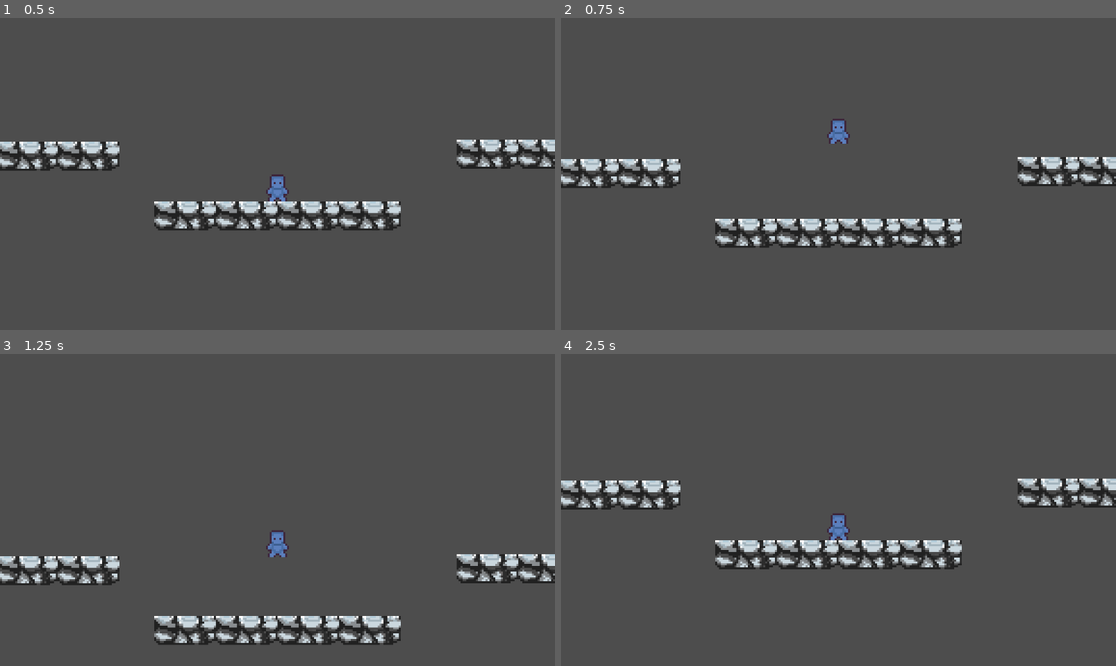
Above: before the commit, frames 1-4 (two rows, left to right).
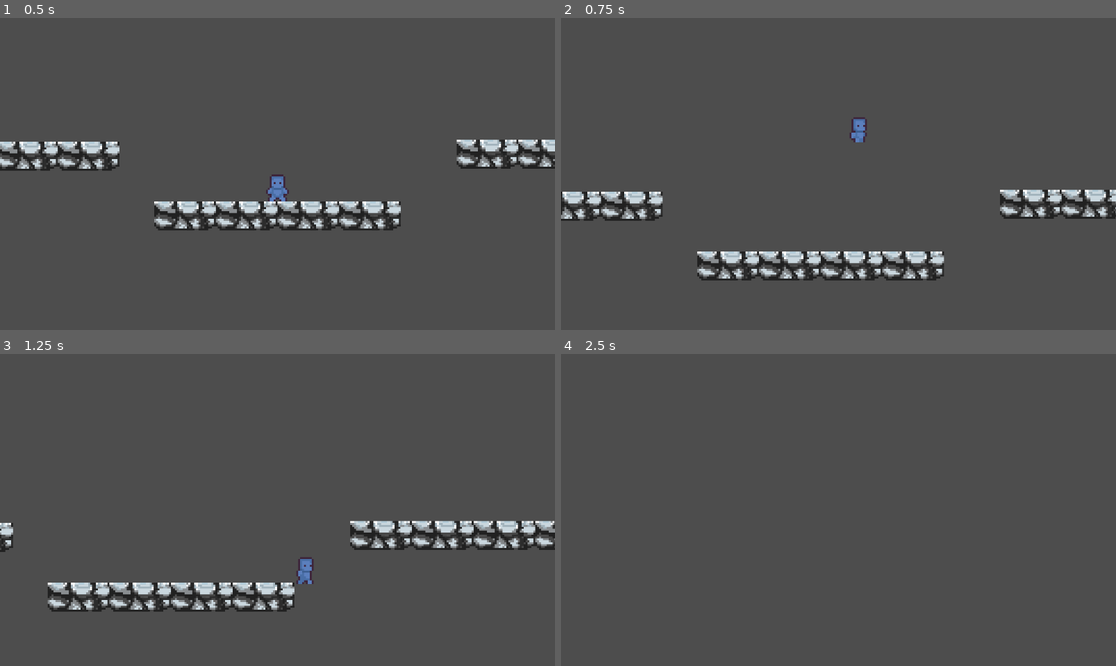
Above: after the commit, the same moments.

Repository: LAMEK8206/2d_playermovement_sidescroll_and_topdown
Game: Godot game, scene res://2d_playermovement_sidescroll_and_topdown/scenes/world.tscn
Two runs of this game, one before a commit and one after it. Both use one fixed random seed, a clock stepped at 60 frames per second and the inputs below.
Inputs:
- Up to frame 1 (0.5 s): no input
- Up to frame 2 (0.75 s): tap Enter (ui_accept) at 0.5 s; hold Right (ui_right) from 0.53 s (still down); tap Space at 0.6 s
- Up to frame 3 (1.25 s): keep holding Right (ui_right); tap Enter (ui_accept) at 0.77, 0.8, 1.07 s
- Up to frame 4 (2.5 s): tap Enter (ui_accept) at 1.35, 1.52, 1.82, 2.3 s; tap Space at 1.55, 2.1 s; release Right (ui_right) at 2.03 s; hold Left (ui_left) from 2.03 s (still down)

Frame 1 is identical in both runs. In frame 2, 13% of the frame differs, in the area x 0-100%, y 31-85%; in frame 3, 13%; in frame 4, 6.7%.

Commit message:
به دلیل قطعی اینترنت یادم رفته چی کار کردم ولی اپدیت خوبیه

Diff:
--- a/2d_playermovement_sidescroll_and_topdown/scenes/player.tscn
+++ b/2d_playermovement_sidescroll_and_topdown/scenes/player.tscn
@@ -178,6 +178,7 @@
 
 [node name="player" type="CharacterBody2D" unique_id=897432133]
 script = ExtResource("1_g2els")
+player_mode = false
 
 [node name="AnimatedSprite2D" type="AnimatedSprite2D" parent="." unique_id=1826252390]
 sprite_frames = SubResource("SpriteFrames_dqkch")
--- a/2d_playermovement_sidescroll_and_topdown/scenes/world.tscn
+++ b/2d_playermovement_sidescroll_and_topdown/scenes/world.tscn
@@ -6,43 +6,44 @@
 [sub_resource type="RectangleShape2D" id="RectangleShape2D_4wyf3"]
 size = Vector2(128, 15)
 
-[node name="world" type="Node2D"]
+[node name="world" type="Node2D" unique_id=549789722]
 
-[node name="player" parent="." instance=ExtResource("1_nnsk1")]
+[node name="player" parent="." unique_id=142901523 instance=ExtResource("1_nnsk1")]
+player_mode = true
 
-[node name="Camera2D" type="Camera2D" parent="player"]
+[node name="Camera2D" type="Camera2D" parent="player" unique_id=471582028]
 zoom = Vector2(4, 4)
 position_smoothing_enabled = true
 position_smoothing_speed = 6.0
 
-[node name="platforms" type="Node" parent="."]
+[node name="platforms" type="Node" parent="." unique_id=1487027117]
 
-[node name="platform3" type="StaticBody2D" parent="platforms"]
+[node name="platform3" type="StaticBody2D" parent="platforms" unique_id=843213286]
 position = Vector2(-146, 31)
 
-[node name="Sprite2D" type="Sprite2D" parent="platforms/platform3"]
+[node name="Sprite2D" type="Sprite2D" parent="platforms/platform3" unique_id=1876048814]
 texture = ExtResource("2_rwgxs")
 
-[node name="CollisionShape2D" type="CollisionShape2D" parent="platforms/platform3"]
+[node name="CollisionShape2D" type="CollisionShape2D" parent="platforms/platform3" unique_id=1658592499]
 position = Vector2(0, -0.5)
 shape = SubResource("RectangleShape2D_4wyf3")
 
-[node name="platform2" type="StaticBody2D" parent="platforms"]
+[node name="platform2" type="StaticBody2D" parent="platforms" unique_id=857322336]
 position = Vector2(157, 30)
 
-[node name="Sprite2D" type="Sprite2D" parent="platforms/platform2"]
+[node name="Sprite2D" type="Sprite2D" parent="platforms/platform2" unique_id=1670216385]
 texture = ExtResource("2_rwgxs")
 
-[node name="CollisionShape2D" type="CollisionShape2D" parent="platforms/platform2"]
+[node name="CollisionShape2D" type="CollisionShape2D" parent="platforms/platform2" unique_id=944331250]
 position = Vector2(0, -0.5)
 shape = SubResource("RectangleShape2D_4wyf3")
 
-[node name="platform" type="StaticBody2D" parent="platforms"]
+[node name="platform" type="StaticBody2D" parent="platforms" unique_id=1060187723]
 position = Vector2(0, 62)
 
-[node name="Sprite2D" type="Sprite2D" parent="platforms/platform"]
+[node name="Sprite2D" type="Sprite2D" parent="platforms/platform" unique_id=879075849]
 texture = ExtResource("2_rwgxs")
 
-[node name="CollisionShape2D" type="CollisionShape2D" parent="platforms/platform"]
+[node name="CollisionShape2D" type="CollisionShape2D" parent="platforms/platform" unique_id=1953530861]
 position = Vector2(0, -0.5)
 shape = SubResource("RectangleShape2D_4wyf3")
--- a/2d_playermovement_sidescroll_and_topdown/scripts/player.gd
+++ b/2d_playermovement_sidescroll_and_topdown/scripts/player.gd
@@ -4,7 +4,13 @@
 var gravity = ProjectSettings.get_setting("physics/2d/default_gravity")
 
 #گرفتن کلید های ورودی برای حرکت
-@export var move_key : Array [Key] = [KEY_W,KEY_S,KEY_A,KEY_D,KEY_SPACE]
+@export var left_key : String = "ui_left"
+@export var right_key : String = "ui_right"
+@export var up_key : String = "ui_up"
+@export var down_key : String = "ui_down"
+@export var jump_key : String = "ui_accept"
+
+
 
 #مقادیر کنترل‌کننده‌ی بازیکن
 @export var player_mode :bool = true
@@ -26,27 +32,27 @@
 func _physics_process(delta: float) -> void:
 
 	#دریافت جهت های حرکت
-	var dirction = Vector2 (int(Input.is_key_pressed(move_key[3])) - int (Input.is_key_pressed(move_key[2])) ,
-							int (Input.is_key_pressed(move_key[1])) - int(Input.is_key_pressed(move_key[0])) )
+	var dirction = Vector2 (int(Input.is_action_pressed(right_key)) - int (Input.is_action_pressed(left_key)) ,
+							int (Input.is_action_pressed(down_key)) - int(Input.is_action_pressed(up_key)) )
 
 	#حرکت پلیر در حالت تاپ دون
 	if  player_mode == false : #چک کردن حالت
 		if dirction :
-			if Input.is_key_pressed(move_key[3]) :
+			if Input.is_action_pressed(right_key) :
 				velocity.x = dirction.x * player_move_speed
 				animated_sprite.flip_h = false # چرخاندن انیمشن پلیر
 				animated_sprite.play("a&d_move") # کد اجرا کردن انیمشن
 				direct = Direct.right # دادن مقدار به متقیری که مقدار دایرکت را میگیر بقه هم مشابه همین هستند
-			if Input.is_key_pressed(move_key[2]) :
+			if Input.is_action_pressed(left_key) :
 				velocity.x = dirction.x * player_move_speed
 				animated_sprite.flip_h = true
 				animated_sprite.play("a&d_move")
 				direct = Direct.left
-			if Input.is_key_pressed(move_key[0]) :
+			if Input.is_action_pressed(up_key) :
 				velocity.y = dirction.y *player_move_speed
 				animated_sprite.play("w_move")
 				direct = Direct.up
-			if Input.is_key_pressed(move_key[1]) :
+			if Input.is_action_pressed(down_key) :
 				velocity.y = dirction.y * player_move_speed
 				animated_sprite.play("s_move")
 				direct = Direct.down
@@ -64,12 +70,12 @@
 			velocity.y += gravity * delta
 		# حرکت به سمت چپ و راست
 		if dirction :
-			if Input.is_key_pressed(move_key[3]) :
+			if Input.is_action_pressed(right_key) :
 				velocity.x = dirction.x * player_move_speed
 				animated_sprite.flip_h = false
 				animated_sprite.play("a&d_move")
 				direct = Direct.right
-			if Input.is_key_pressed(move_key[2]) :
+			if Input.is_action_pressed(left_key) :
 				velocity.x = dirction.x * player_move_speed
 				animated_sprite.flip_h = true
 				animated_sprite.play("a&d_move")
@@ -79,7 +85,7 @@
 			if direct != Direct.non :
 				animated_sprite.play("idel_" + str(direct))
 		# پریدن پلیر
-		if Input.is_key_pressed(move_key[4]) and is_on_floor() :
+		if Input.is_action_just_pressed(jump_key) and is_on_floor() :
 			velocity.y -= player_jump_power
 
 
--- a/project.godot
+++ b/project.godot
@@ -18,44 +18,6 @@
 run/main_scene="uid://d2ytyth2f01mi"
 config/features=PackedStringArray("4.6", "GL Compatibility")
 
-[input]
-
-a_player_move_left={
-"deadzone": 0.2,
-"events": [Object(InputEventKey,"resource_local_to_scene":false,"resource_name":"","device":-1,"window_id":0,"alt_pressed":false,"shift_pressed":false,"ctrl_pressed":false,"meta_pressed":false,"pressed":false,"keycode":0,"physical_keycode":65,"key_label":0,"unicode":97,"location":0,"echo":false,"script":null)
-, Object(InputEventKey,"resource_local_to_scene":false,"resource_name":"","device":-1,"window_id":0,"alt_pressed":false,"shift_pressed":false,"ctrl_pressed":false,"meta_pressed":false,"pressed":false,"keycode":0,"physical_keycode":4194319,"key_label":0,"unicode":0,"location":0,"echo":false,"script":null)
-, Object(InputEventJoypadMotion,"resource_local_to_scene":false,"resource_name":"","device":-1,"axis":0,"axis_value":-1.0,"script":null)
-]
-}
-d_player_move_right={
-"deadzone": 0.2,
-"events": [Object(InputEventKey,"resource_local_to_scene":false,"resource_name":"","device":-1,"window_id":0,"alt_pressed":false,"shift_pressed":false,"ctrl_pressed":false,"meta_pressed":false,"pressed":false,"keycode":0,"physical_keycode":68,"key_label":0,"unicode":100,"location":0,"echo":false,"script":null)
-, Object(InputEventKey,"resource_local_to_scene":false,"resource_name":"","device":-1,"window_id":0,"alt_pressed":false,"shift_pressed":false,"ctrl_pressed":false,"meta_pressed":false,"pressed":false,"keycode":0,"physical_keycode":4194321,"key_label":0,"unicode":0,"location":0,"echo":false,"script":null)
-, Object(InputEventJoypadMotion,"resource_local_to_scene":false,"resource_name":"","device":-1,"axis":0,"axis_value":1.0,"script":null)
-]
-}
-k_player_jump={
-"deadzone": 0.2,
-"events": [Object(InputEventKey,"resource_local_to_scene":false,"resource_name":"","device":-1,"window_id":0,"alt_pressed":false,"shift_pressed":false,"ctrl_pressed":false,"meta_pressed":false,"pressed":false,"keycode":0,"physical_keycode":75,"key_label":0,"unicode":107,"location":0,"echo":false,"script":null)
-, Object(InputEventKey,"resource_local_to_scene":false,"resource_name":"","device":-1,"window_id":0,"alt_pressed":false,"shift_pressed":false,"ctrl_pressed":false,"meta_pressed":false,"pressed":false,"keycode":0,"physical_keycode":32,"key_label":0,"unicode":32,"location":0,"echo":false,"script":null)
-, Object(InputEventJoypadButton,"resource_local_to_scene":false,"resource_name":"","device":-1,"button_index":0,"pressure":0.0,"pressed":true,"script":null)
-]
-}
-w_player_move_up={
-"deadzone": 0.2,
-"events": [Object(InputEventKey,"resource_local_to_scene":false,"resource_name":"","device":-1,"window_id":0,"alt_pressed":false,"shift_pressed":false,"ctrl_pressed":false,"meta_pressed":false,"pressed":false,"keycode":0,"physical_keycode":87,"key_label":0,"unicode":119,"location":0,"echo":false,"script":null)
-, Object(InputEventKey,"resource_local_to_scene":false,"resource_name":"","device":-1,"window_id":0,"alt_pressed":false,"shift_pressed":false,"ctrl_pressed":false,"meta_pressed":false,"pressed":false,"keycode":0,"physical_keycode":4194320,"key_label":0,"unicode":0,"location":0,"echo":false,"script":null)
-, Object(InputEventJoypadMotion,"resource_local_to_scene":false,"resource_name":"","device":-1,"axis":1,"axis_value":-1.0,"script":null)
-]
-}
-s_player_move_down={
-"deadzone": 0.2,
-"events": [Object(InputEventKey,"resource_local_to_scene":false,"resource_name":"","device":-1,"window_id":0,"alt_pressed":false,"shift_pressed":false,"ctrl_pressed":false,"meta_pressed":false,"pressed":false,"keycode":0,"physical_keycode":83,"key_label":0,"unicode":115,"location":0,"echo":false,"script":null)
-, Object(InputEventKey,"resource_local_to_scene":false,"resource_name":"","device":-1,"window_id":0,"alt_pressed":false,"shift_pressed":false,"ctrl_pressed":false,"meta_pressed":false,"pressed":false,"keycode":0,"physical_keycode":4194322,"key_label":0,"unicode":0,"location":0,"echo":false,"script":null)
-, Object(InputEventJoypadMotion,"resource_local_to_scene":false,"resource_name":"","device":-1,"axis":1,"axis_value":1.0,"script":null)
-]
-}
-
 [rendering]
 
 textures/canvas_textures/default_texture_filter=0
Not shown: 1 places in 2d_playermovement_sidescroll_and_topdown/scenes/world.tscn that only renumber resources
